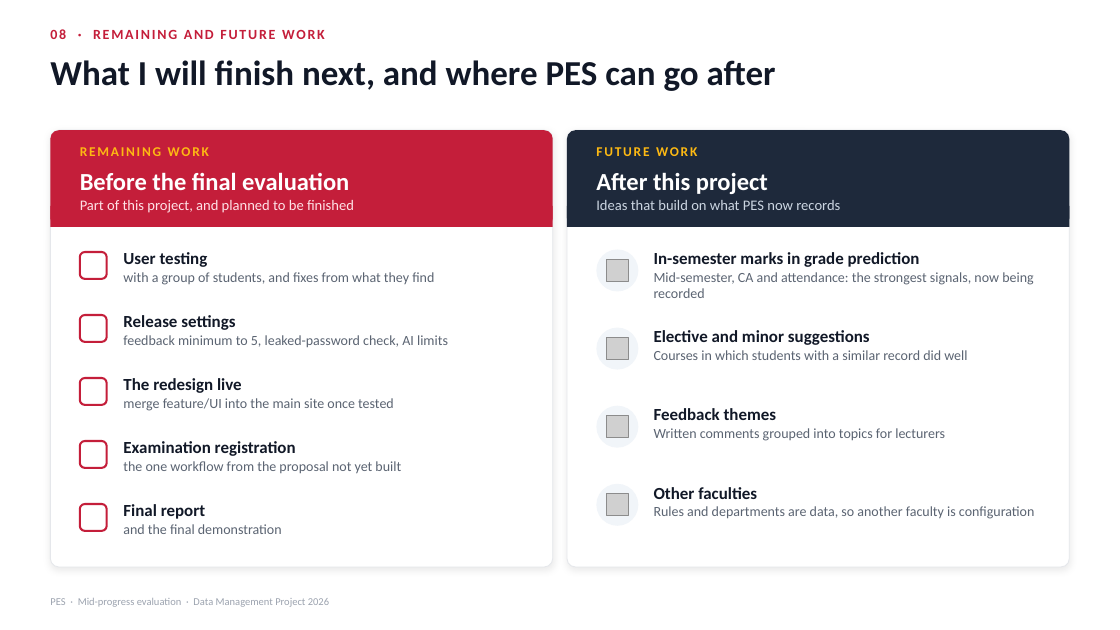
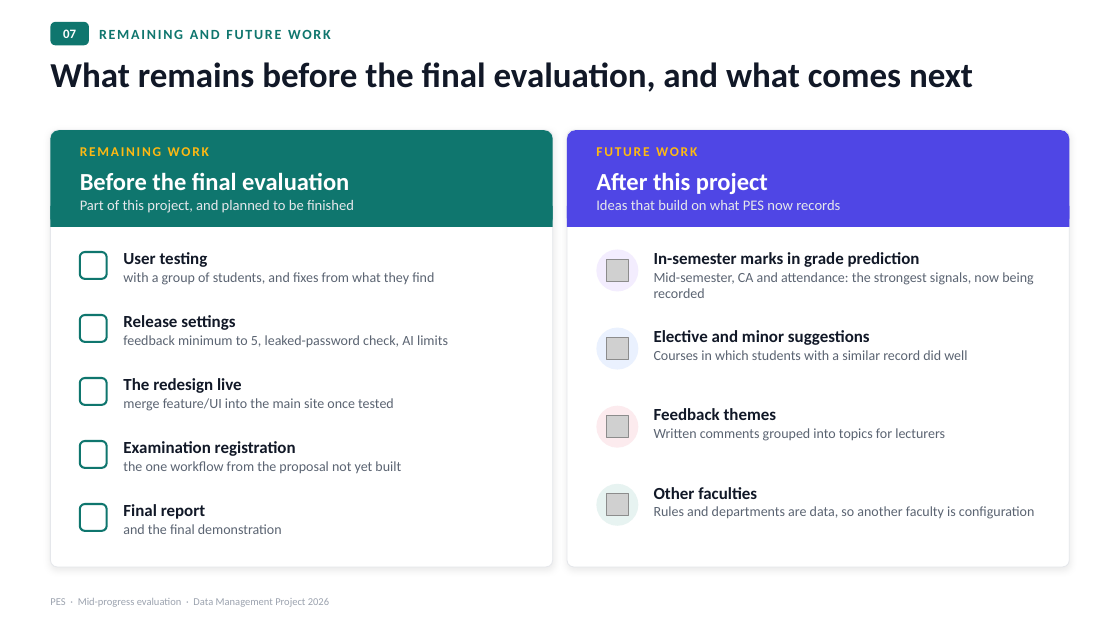
Before and after one commit to Senadheera-eng/Performance-Evaluation-System, a slide deck: slide 9 of presentations/PES_Mid_Progress_Evaluation.pptx (slide 12 before the commit). Drawn at 1120x630 pixels with LibreOffice and Linux fonts; fonts in the diff are those of the drawing; grey boxes stand for pictures. Boxes give left, top, right and bottom in pixels: in the first picture for what was removed or moved away, otherwise in the second. Text is boxed around its words. In the diff, an @@ line names an element or a change of style, - is before the commit and + after.

Commit message:
Redesign the presentation in all of PES's main colours
Follows the presenter's final cut and keeps its title slide. The
architecture diagram uses only straight connectors; the speech matches.

```diff
--- a/presentations/PES_Mid_Progress_Evaluation.pptx
+++ b/presentations/PES_Mid_Progress_Evaluation.pptx
@@ rounded rectangle added at (x1=50, y1=22, x2=89, y2=45), fill #0F766E @@
@@ text added at (x1=63, y1=29, x2=76, y2=38), 11 pt, text #FFFFFF, bold @@
+07
@@ text "REMAINING AND FUTURE WORK" at (x1=99, y1=30, x2=331, y2=39): vertical alignment top to middle @@
@@ text at (x1=99, y1=30, x2=331, y2=39): text changed; text colour #C41E3A to #0F766E @@
-08 · REMAINING AND FUTURE WORK
+REMAINING AND FUTURE WORK
@@ title at (x1=50, y1=62, x2=973, y2=92): text changed @@
-What I will finish next, and where PES can go after
+What remains before the final evaluation, and what comes next
@@ rounded rectangle at (x1=50, y1=130, x2=553, y2=567): proportions changed @@
@@ rounded rectangle at (x1=50, y1=130, x2=553, y2=227): fill #C41E3A to #0F766E @@
@@ rounded rectangle at (x1=567, y1=130, x2=1070, y2=567): proportions changed @@
@@ rounded rectangle at (x1=567, y1=130, x2=1070, y2=227): fill #1E293B to #4F46E5 @@
@@ rectangle at (x1=50, y1=206, x2=553, y2=227): fill #C41E3A to #0F766E @@
@@ text at (x1=80, y1=200, x2=354, y2=213): text colour #FFE1E6 to #E5E7EB in "Part of this project, and planned to ..." @@
@@ rectangle at (x1=567, y1=206, x2=1070, y2=227): fill #1E293B to #4F46E5 @@
@@ text at (x1=596, y1=200, x2=840, y2=210): text colour #CBD5E1 to #E5E7EB in "Ideas that build on what PES now ..." @@
@@ outline #C41E3A 1.75 pt to #0F766E 1.75 pt in 5 elements at (x1=80, y1=252, x2=107, y2=279), (x1=80, y1=315, x2=107, y2=342), (x1=80, y1=378, x2=107, y2=405), (x1=80, y1=441, x2=107, y2=468), (x1=80, y1=504, x2=107, y2=531) @@
```
Also in this commit, not shown: 10 other slides changed, 2 slides removed, 1 other file.
